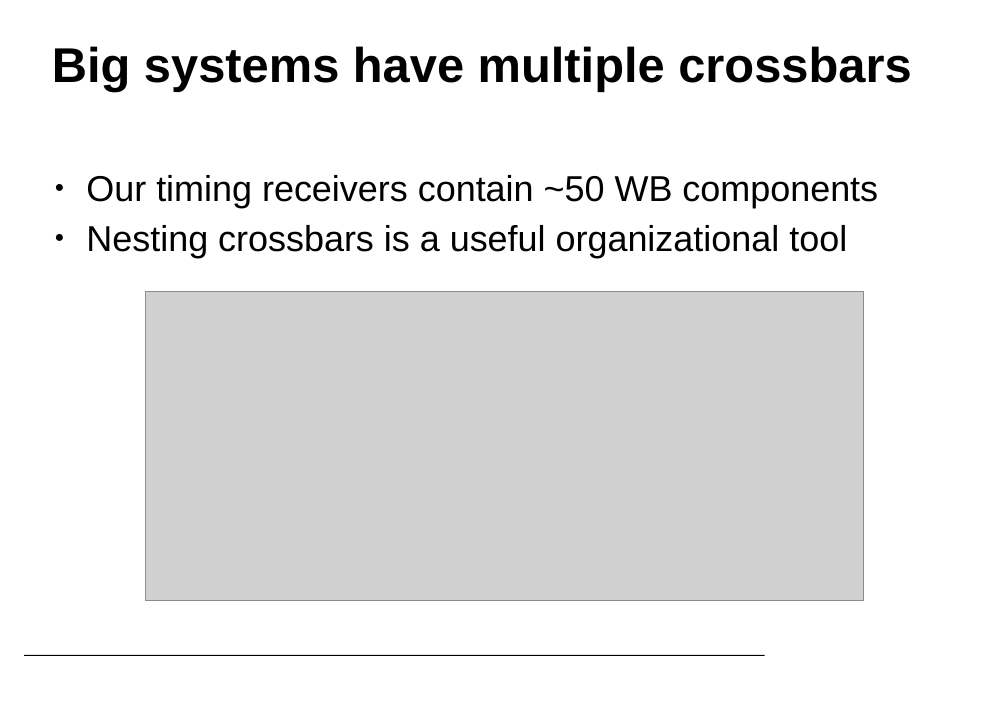
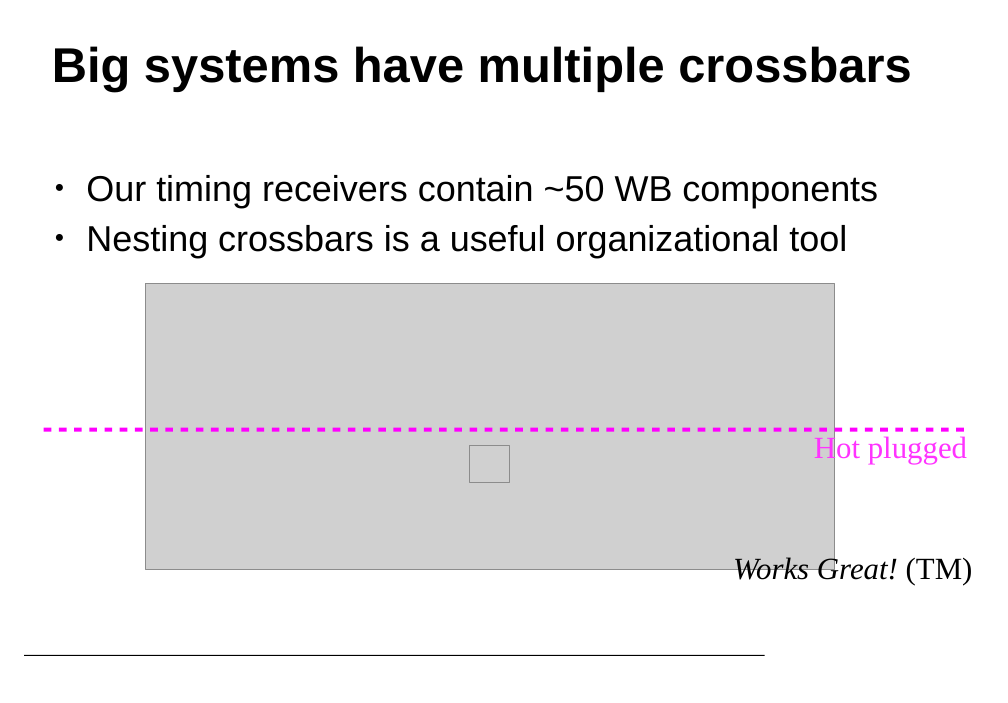
Before and after one commit to terpstra/wbmsi, a slide deck: slide 9 of THHA2O03_talk.odp (slide 5 before the commit). Drawn at 1008x703 pixels with LibreOffice and Linux fonts; fonts in the diff are those of the drawing; grey boxes stand for pictures; background and template pictures are left out. Boxes give left, top, right and bottom in pixels: in the first picture for what was removed or moved away, otherwise in the second. Text is boxed around its words. In the diff, an @@ line names an element or a change of style, - is before the commit and + after.

```diff
--- a/THHA2O03_talk.odp
+++ b/THHA2O03_talk.odp
@@ picture added at bbox=[145, 283, 834, 569] @@
@@ line added from (43, 430) to (965, 430), #FF00FF 3 pt @@
@@ picture: place and size @@
-picture at bbox=[145, 291, 863, 601]
+picture at bbox=[470, 446, 510, 482]
@@ text added at bbox=[814, 434, 967, 464], 24 pt, text #FF33FF @@
+Hot plugged
@@ text added at bbox=[733, 555, 973, 585], 24 pt, text #000000, italic @@
+Works Great! (TM)
```
Also in this commit, not shown: 10 other slides changed, 5 slides added.
